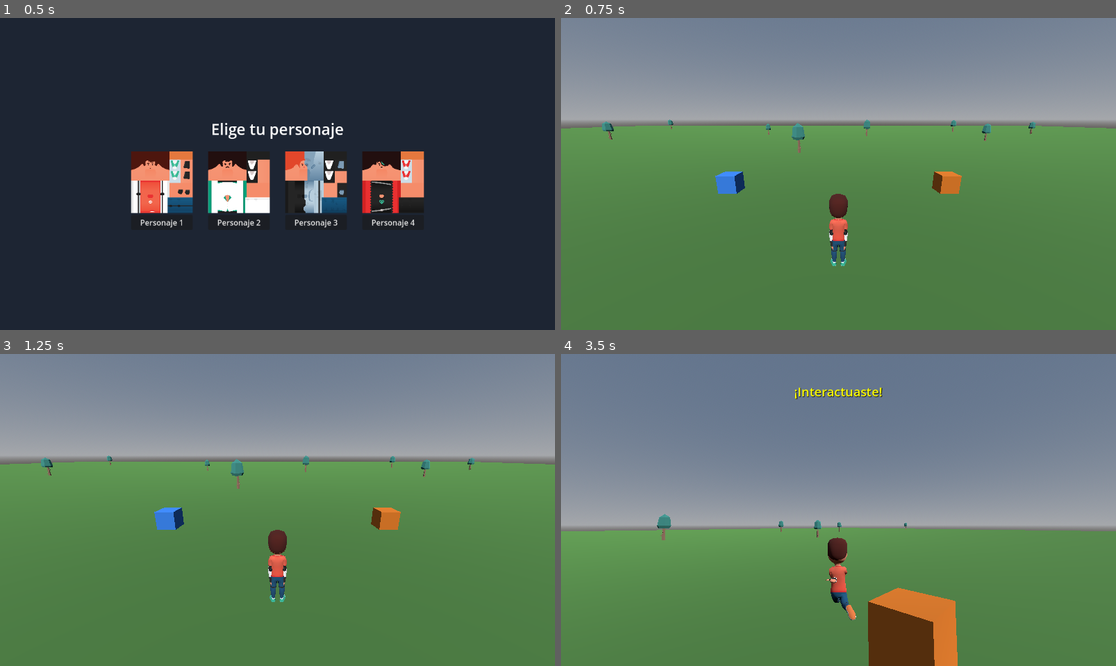
Above: before the commit, frames 1-4 (two rows, left to right).
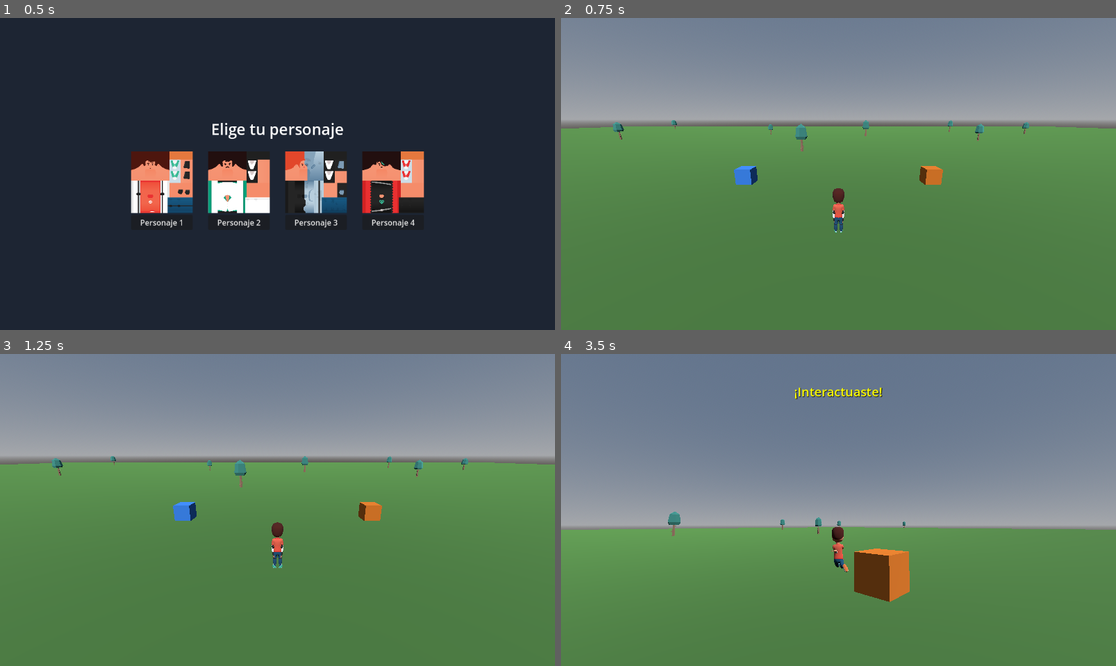
Above: after the commit, the same moments.

Repository: BigBang1010101010/game12
Game: Godot game, scene res://scenes/character_select.tscn
Two runs of this game, one before a commit and one after it. Both use one fixed random seed, a clock stepped at 60 frames per second and the inputs below.
Inputs (mouse positions are in pixels of both pictures, inside the frame that each line leads up to):
- Up to frame 1 (0.5 s): no input
- Up to frame 2 (0.75 s): click "Personaje 1" at 0.5 s
- Up to frame 3 (1.25 s): no input
- Up to frame 4 (3.5 s): tap Enter at 1.25 s; move the mouse to (866, 510) at 1.27 s; hold E (interact) 1.28-2.03 s; hold W (move_forward) from 1.28 s (still down); click (866, 510) at 1.42 s; tap Space (jump) at 1.52, 2.27 s; move the mouse to (810, 510) at 2.02 s; tap Shift at 2.1 s; tap E (interact) at 2.75 s; move the mouse to (849, 503) at 2.77 s; hold E (interact) from 2.78 s (still down)

Frame 1 is identical in both runs. In frame 2, 2.2% of the frame differs, in the area x 1-99%, y 32-80%; in frame 3, 2.3%; in frame 4, 6.3%, in the area x 0-100%, y 50-100%.

Commit message:
Revert scale/collision/camera to last-confirmed-good, keep animation fix
Per your report: the T-pose animation fix is confirmed good, but
something about the character's scale/camera calibration was off as a
side effect of the commits that touched the Player hierarchy while
chasing that bug. Traced it with git log/diff against 3bf7bad (the
commit right before the "scale it up ~18%, bring the camera closer"
request that also carried your first T-pose report) - all of it came
from exactly one commit, f2bef20, and was never touched again:

  MODEL_SCALE          0.465*1.18 -> 0.465   (scripts/player.gd)
  MODEL_FEET_OFFSET     -1.06     -> -0.9    (scripts/player.gd)
  CapsuleShape3D_1.radius  0.47   -> 0.4     (scenes/main.tscn)
  CapsuleShape3D_1.height  2.12   -> 1.8     (scenes/main.tscn)
  CameraYaw local y        1.53   -> 1.3     (scenes/main.tscn)
  Camera3D local z (dist)  5      -> 7       (scenes/main.tscn)

Reverted exactly these 6 values by hand-editing the two files (not a
git checkout of the old scene, which would have also thrown away the
unrelated house/floor/trees content scenes/main.tscn picked up since
then) - diff is 2 files, 14 insertions/17 deletions, nothing else
touched.

Kept entirely intact: every animation-retargeting fix in
character_rig.gd (bf1762d, 68d59df, 1b3eb32 - the T-pose and broken-
run-arm-swing fixes), verify_animations.gd, and all of the world-
expansion content (floor size, house/box positions, trees) from
5c0641b - none of that was part of this revert.

Verified after reverting: scripts/verify_animations.gd still passes
(idle/jump arms ~84.9 degrees from rest, run's arms 58-63 degrees,
same as before this revert - confirms the animation fix doesn't depend
on the scale/capsule/camera values at all). Rendered real screenshots
(Xvfb + Godot's opengl3 driver) through the actual character_select ->
main.tscn -> held move_right flow at the reverted scale: idle and
running both look correct, and a full walk through the house doorway
with the reverted 0.4/1.8 capsule still ends up on the far side
(final local z = 2.589, positive = through).

Diff:
--- a/scenes/main.tscn
+++ b/scenes/main.tscn
@@ -77,8 +77,8 @@
 size = Vector3(7, 0.2, 7)
 
 [sub_resource type="CapsuleShape3D" id="CapsuleShape3D_1"]
-radius = 0.47
-height = 2.12
+radius = 0.4
+height = 1.8
 
 [sub_resource type="StandardMaterial3D" id="StandardMaterial3D_sfd1f"]
 resource_name = "woodBark"
@@ -336,12 +336,12 @@
 shape = SubResource("CapsuleShape3D_1")
 
 [node name="CameraYaw" type="Node3D" parent="Player"]
-transform = Transform3D(1, 0, 0, 0, 1, 0, 0, 0, 1, 0, 1.53, 0)
+transform = Transform3D(1, 0, 0, 0, 1, 0, 0, 0, 1, 0, 1.3, 0)
 
 [node name="CameraPitch" type="Node3D" parent="Player/CameraYaw"]
 
 [node name="Camera3D" type="Camera3D" parent="Player/CameraYaw/CameraPitch"]
-transform = Transform3D(1, 0, 0, 0, 1, 0, 0, 0, 1, 0, 0, 5)
+transform = Transform3D(1, 0, 0, 0, 1, 0, 0, 0, 1, 0, 0, 7)
 current = true
 
 [node name="Tree01" type="StaticBody3D" parent="."]
--- a/scripts/player.gd
+++ b/scripts/player.gd
@@ -18,19 +18,16 @@
 const CHARACTER_MODEL := "res://assets/characters/character_model.glb"
 ## The imported model's rest-pose vertex data measures ~3.76 units tall (feet
 ## to top of hair), reconstructed via manual linear-blend skinning
-## (bind-pose vertices + bone weights + skeleton pose). MODEL_SCALE brings
-## that down to match the collision capsule below - enlarging the capsule to
-## match the raw model instead isn't viable, since it'd be taller than the
-## house's 2.4-tall door opening. 0.465 was the original 1:1 match to the old
-## 1.8-tall capsule; this is that same ratio scaled up ~18% (both the model
-## and the capsule below grew together, so they stay aligned).
-const MODEL_SCALE := 0.465 * 1.18
-## Feet-to-origin offset: the capsule collision (radius 0.47, height 2.12) is
-## centered on the Player's origin, so its bottom sits half the height below
-## it. The character model's root is at its feet, so it's offset down to
-## match - keep this at -CapsuleShape3D_1.height/2 (scenes/main.tscn) or the
-## visual model and the physical capsule drift apart again.
-const MODEL_FEET_OFFSET := -1.06
+## (bind-pose vertices + bone weights + skeleton pose) - about 2.1x taller
+## than the 1.8-tall collision capsule. Scaling it down to match the capsule
+## (rather than enlarging the capsule to match it) is what keeps the
+## character able to fit through the house's 2.4-tall door at all; a
+## 3.76-tall capsule couldn't fit through a 2.4 opening no matter the offset.
+const MODEL_SCALE := 0.465
+## Feet-to-origin offset: the capsule collision (radius 0.4, height 1.8) is
+## centered on the Player's origin, so its bottom sits 0.9 below it. The
+## character model's root is at its feet, so it's offset down to match.
+const MODEL_FEET_OFFSET := -0.9
 ## The source model's own front faces local +Z, the opposite of Godot's -Z
 ## forward convention (confirmed via its skeleton rest pose: "LeftArm" sits
 ## on +X, which only matches a +Z-facing rig). This constant rotation gets
